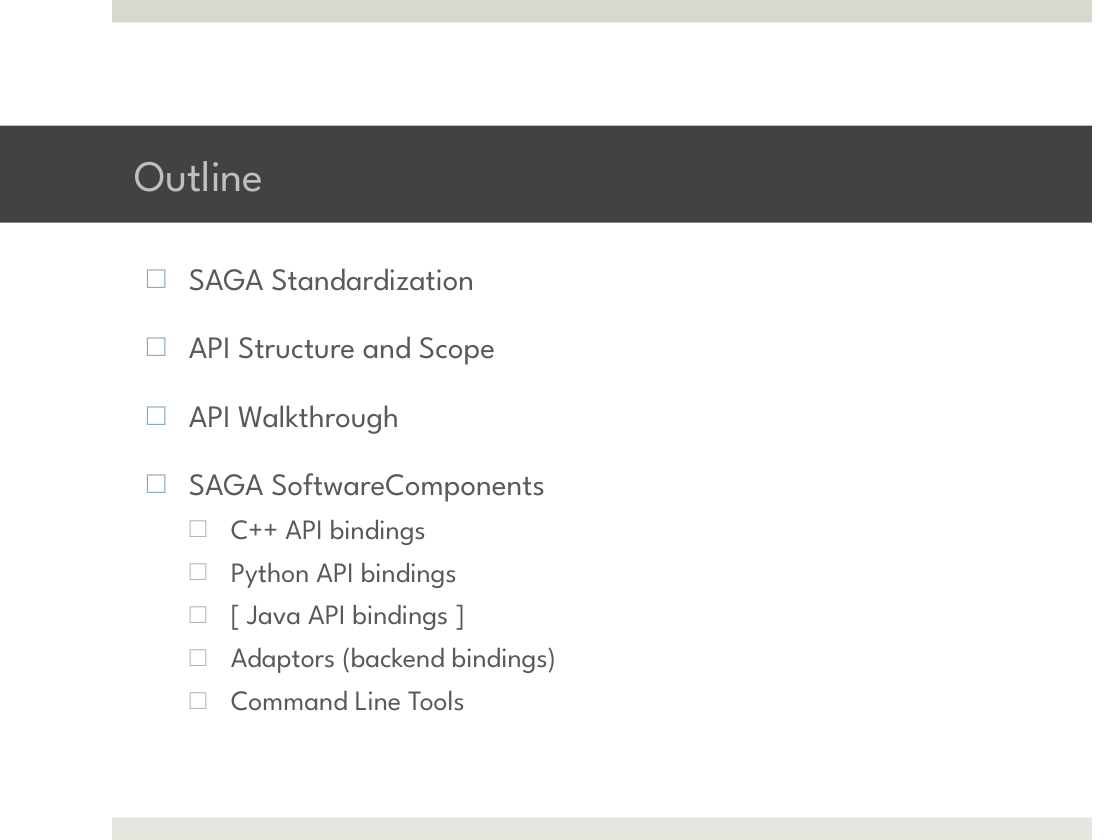
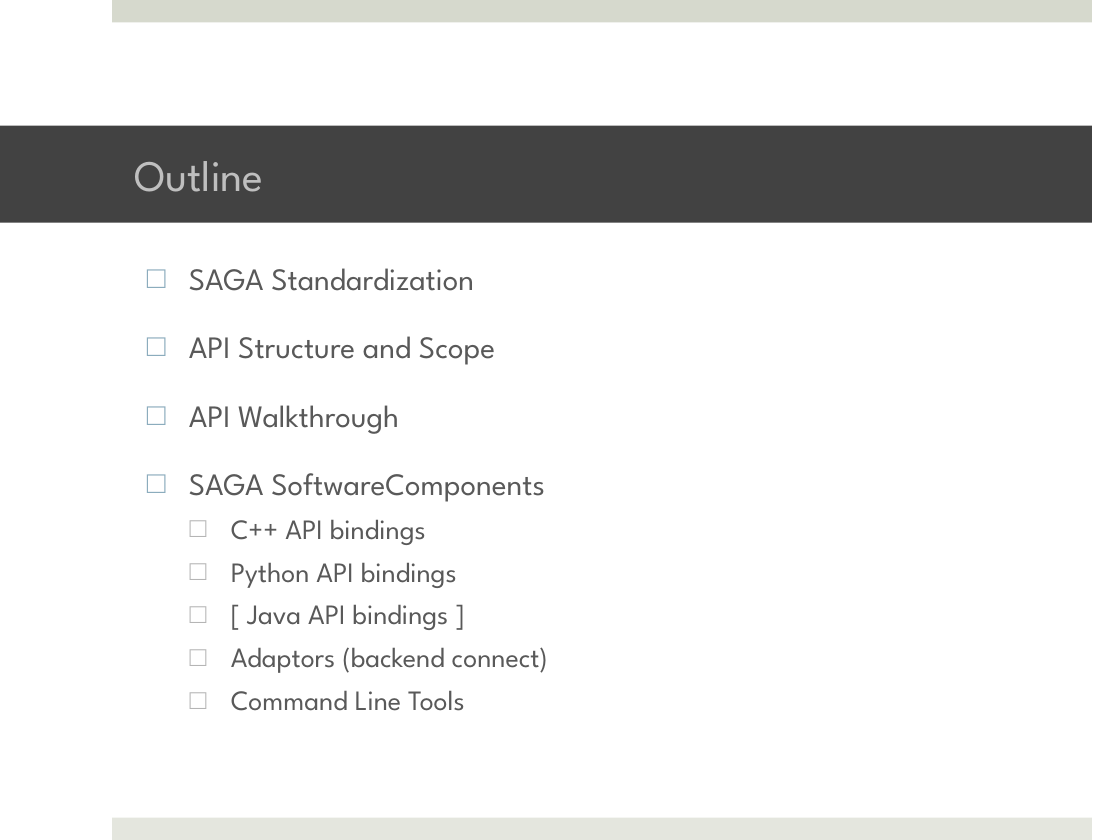
Before and after one commit to saga-project/saga-cpp-legacy-projects, a slide deck: slide 2 of tutorial/EGI-2011/02_api1.pptx. Drawn at 1120x840 pixels with LibreOffice and Linux fonts; fonts in the diff are those of the drawing; background and template pictures are left out. Boxes give left, top, right and bottom in pixels: in the first picture for what was removed or moved away, otherwise in the second. Text is boxed around its words. In the diff, an @@ line names an element or a change of style, - is before the commit and + after.

```diff
--- a/tutorial/EGI-2011/02_api1.pptx
+++ b/tutorial/EGI-2011/02_api1.pptx
@@ text at <box>231,647,548,673</box>: text changed @@
-  □ Adaptors (backend bindings)
+  □ Adaptors (backend connect)
```
Also in this commit, not shown: 3 other slides changed, 13 slides added, 4 other files.
